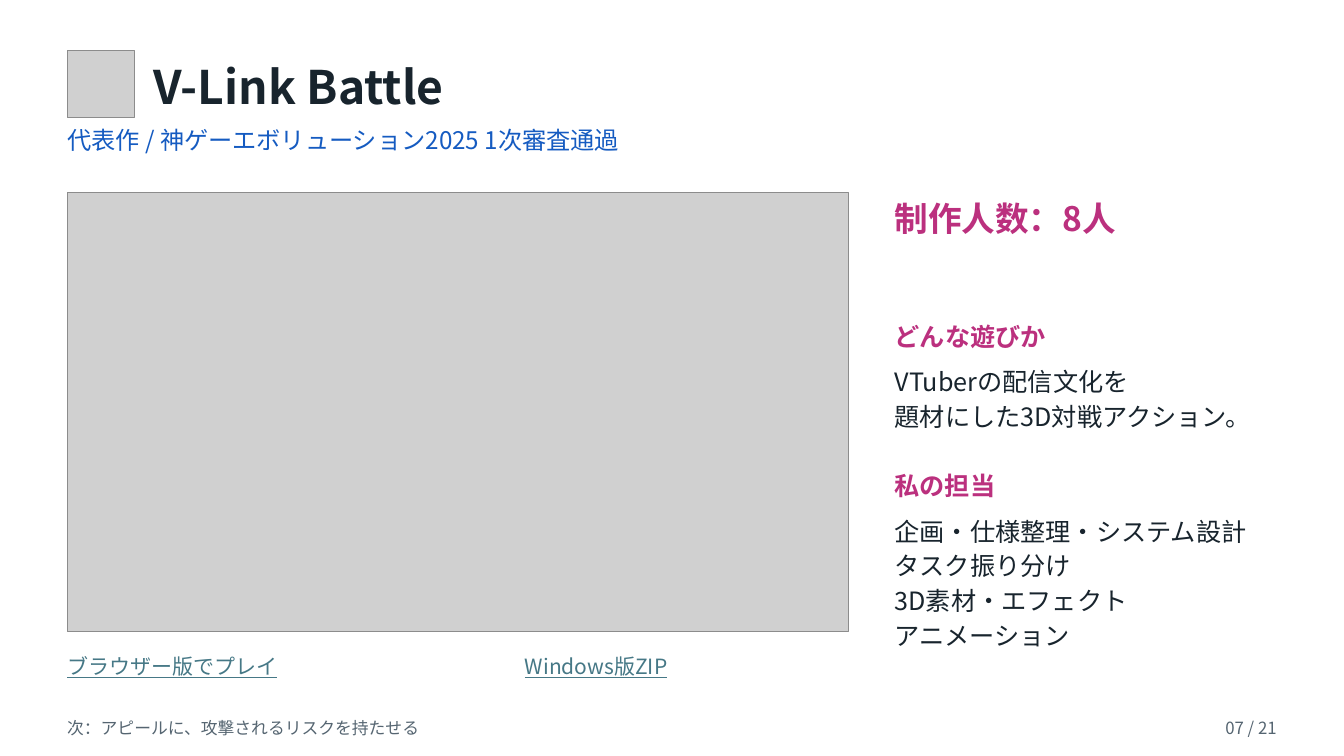
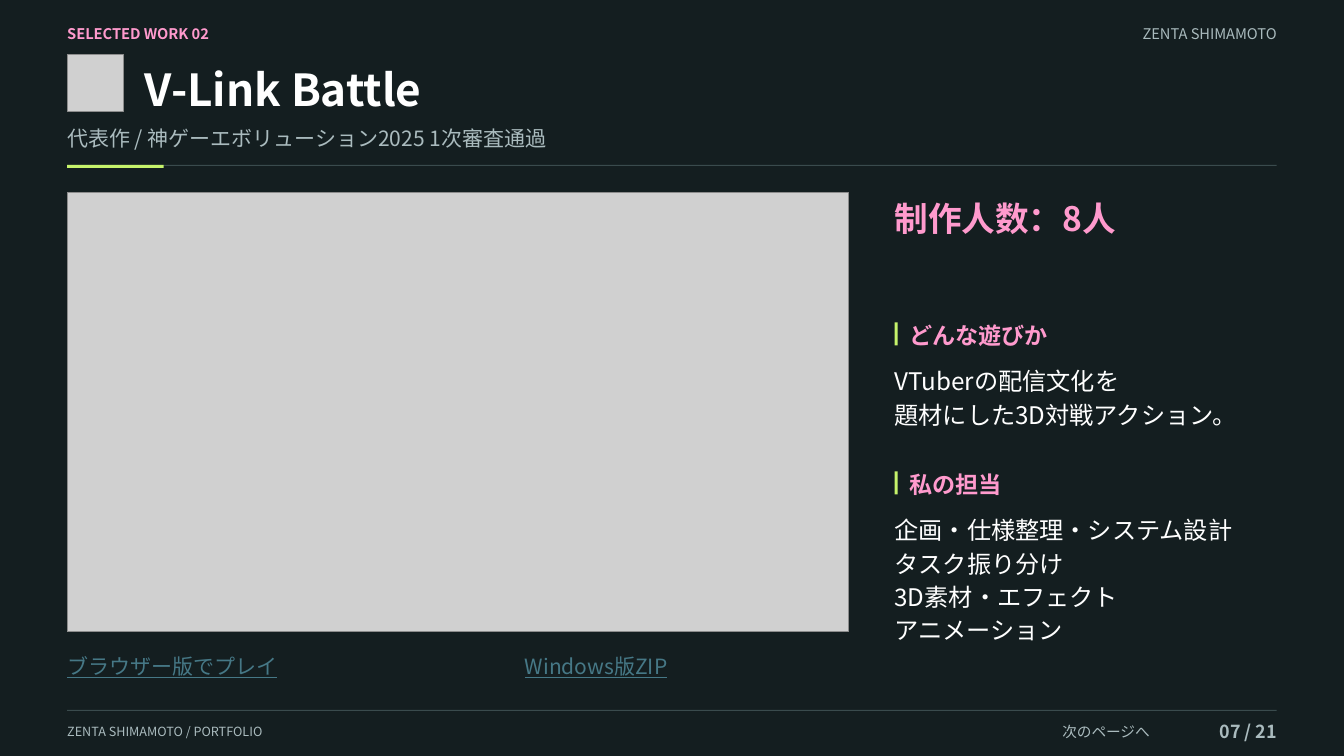
Before and after one commit to kuon-haruto/portfolio, a slide deck: slide 7 of documents/portfolio/島本善太_ポートフォリオ.pptx. Drawn at 1344x756 pixels with LibreOffice and Linux fonts; fonts in the diff are those of the drawing; grey boxes stand for pictures. Boxes give left, top, right and bottom in pixels: in the first picture for what was removed or moved away, otherwise in the second. Text is boxed around its words. In the diff, an @@ line names an element or a change of style, - is before the commit and + after.

```diff
--- a/documents/portfolio/島本善太_ポートフォリオ.pptx
+++ b/documents/portfolio/島本善太_ポートフォリオ.pptx
@@ background #FFFFFF to #141E20 @@
@@ text added at bbox=[67, 28, 209, 39], 10.5 pt, text #FF9ACD, bold @@
+SELECTED WORK 02
@@ text added at bbox=[1143, 28, 1277, 39], 10.5 pt, text #AABBBE @@
+ZENTA SHIMAMOTO
@@ picture: place and size @@
-picture at bbox=[68, 50, 135, 118]
+picture at bbox=[68, 54, 124, 111]
@@ text "V-Link Battle": place and size @@
-text "V-Link Battle" at bbox=[153, 66, 444, 105]
+text "V-Link Battle" at bbox=[145, 70, 422, 107]
@@ text "V-Link Battle" at bbox=[145, 70, 422, 107]: size 33 to 31.5 pt, text colour #18242D to #FFFFFF @@
@@ text "代表作 / 神ゲーエボリューション2025 1次審査通過" at bbox=[67, 128, 547, 148]: size 17.2 to 15 pt, text colour #155BC1 to #AABBBE @@
@@ rectangle added at bbox=[68, 165, 1277, 166], fill #3A4B4D @@
@@ rectangle added at bbox=[68, 165, 164, 168], fill #C6F36B @@
@@ text "制作人数：8人" at bbox=[895, 202, 1116, 234]: text colour #BB307E to #FF9ACD @@
@@ rectangle added at bbox=[895, 323, 898, 346], fill #C6F36B @@
@@ text "どんな遊びか" at bbox=[909, 324, 1047, 346]: size 18 to 16.5 pt, text colour #BB307E to #FF9ACD @@
@@ text "どんな遊びか": place and size @@
-text "どんな遊びか" at bbox=[895, 324, 1046, 348]
+text "どんな遊びか" at bbox=[909, 324, 1047, 346]
@@ text "VTuberの配信文化を" at bbox=[895, 369, 1237, 426]: size 18 to 17.2 pt, text colour #18242D to #FFFFFF @@
@@ rectangle added at bbox=[895, 472, 898, 495], fill #C6F36B @@
@@ text "私の担当": place and size @@
-text "私の担当" at bbox=[895, 473, 996, 498]
+text "私の担当" at bbox=[909, 473, 1001, 495]
@@ text "私の担当" at bbox=[909, 473, 1001, 495]: size 18 to 16.5 pt, text colour #BB307E to #FF9ACD @@
@@ text "企画・仕様整理・システム設計" at bbox=[895, 518, 1233, 641]: size 18 to 17.2 pt, text colour #18242D to #FFFFFF @@
@@ rectangle added at bbox=[68, 710, 1277, 711], fill #3A4B4D @@
@@ text "07 / 21" at bbox=[1220, 724, 1277, 738]: size 12 to 12.8 pt, text colour #556571 to #AABBBE, bold on @@
@@ text removed at bbox=[67, 720, 419, 736] @@
-次：アピールに、攻撃されるリスクを持たせる
@@ text added at bbox=[67, 726, 263, 736], 9 pt, text #AABBBE @@
+ZENTA SHIMAMOTO / PORTFOLIO
@@ text added at bbox=[1062, 725, 1149, 738], 10.5 pt, text #AABBBE @@
+次のページへ
```
Also in this commit, not shown: 20 other slides changed, 3 other files.
